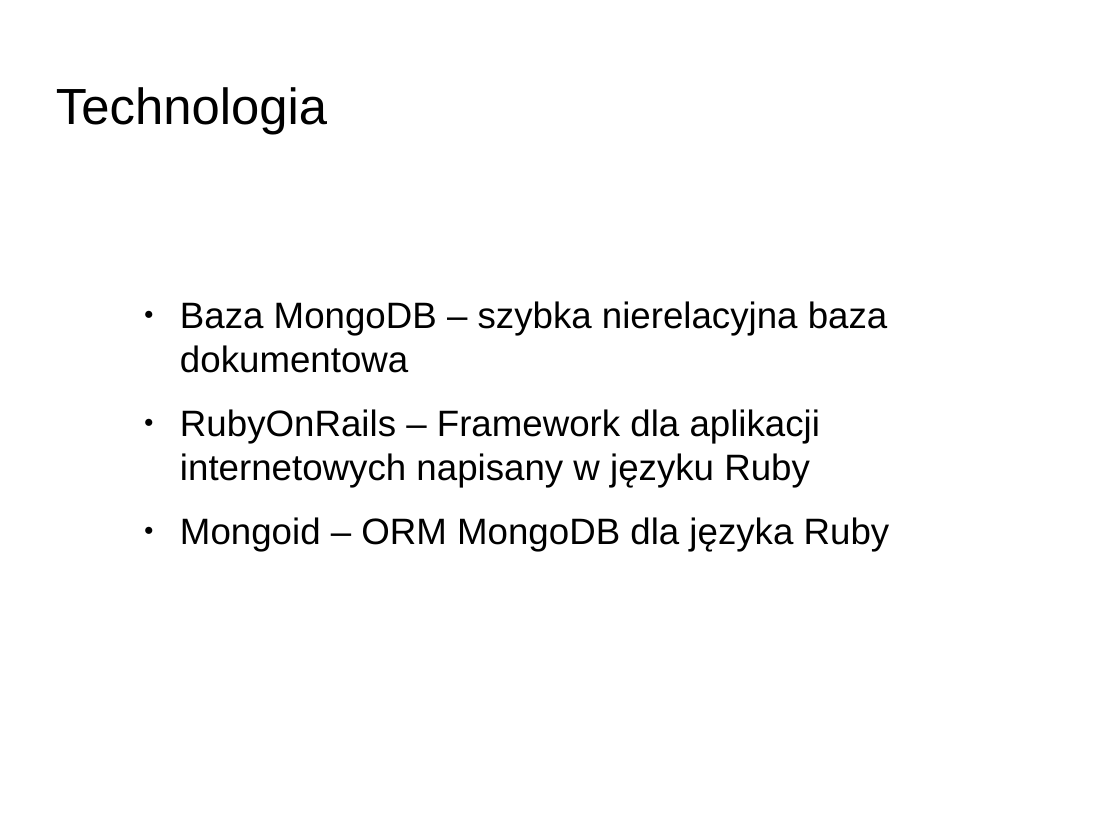
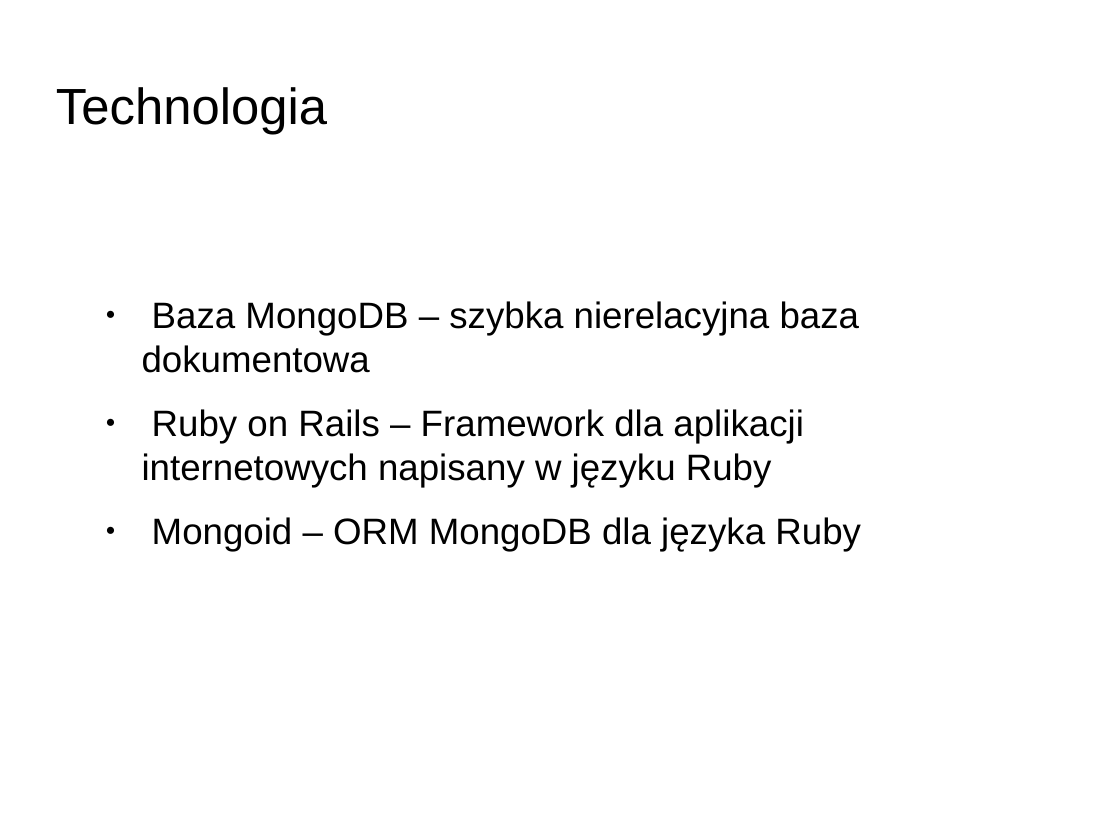
Before and after one commit to tsiru/blog-mongo, a slide deck: slide 2 of prezentacja/prezentacja.odp (slide 3 before the commit). Drawn at 1120x840 pixels with LibreOffice and Linux fonts; fonts in the diff are those of the drawing; background and template pictures are left out. Boxes give left, top, right and bottom in pixels: in the first picture for what was removed or moved away, otherwise in the second. Text is boxed around its words. In the diff, an @@ line names an element or a change of style, - is before the commit and + after.

Commit message:
Updated presentation

```diff
--- a/prezentacja/prezentacja.odp
+++ b/prezentacja/prezentacja.odp
@@ text "Baza MongoDB – szybka nierelacyjna ...": place and size @@
-text "Baza MongoDB – szybka nierelacyjna ..." at (180, 301, 890, 552)
+text "Baza MongoDB – szybka nierelacyjna ..." at (142, 301, 861, 551)
@@ text at (142, 301, 861, 551): indent changed @@
@@ text at (142, 409, 803, 487): text changed @@
-● RubyOnRails – Framework dla aplikacji internetowych napisany w języku Ruby
+● Ruby on Rails – Framework dla aplikacji internetowych napisany w języku Ruby
```
Also in this commit, not shown: 2 other slides changed, 4 slides added.
